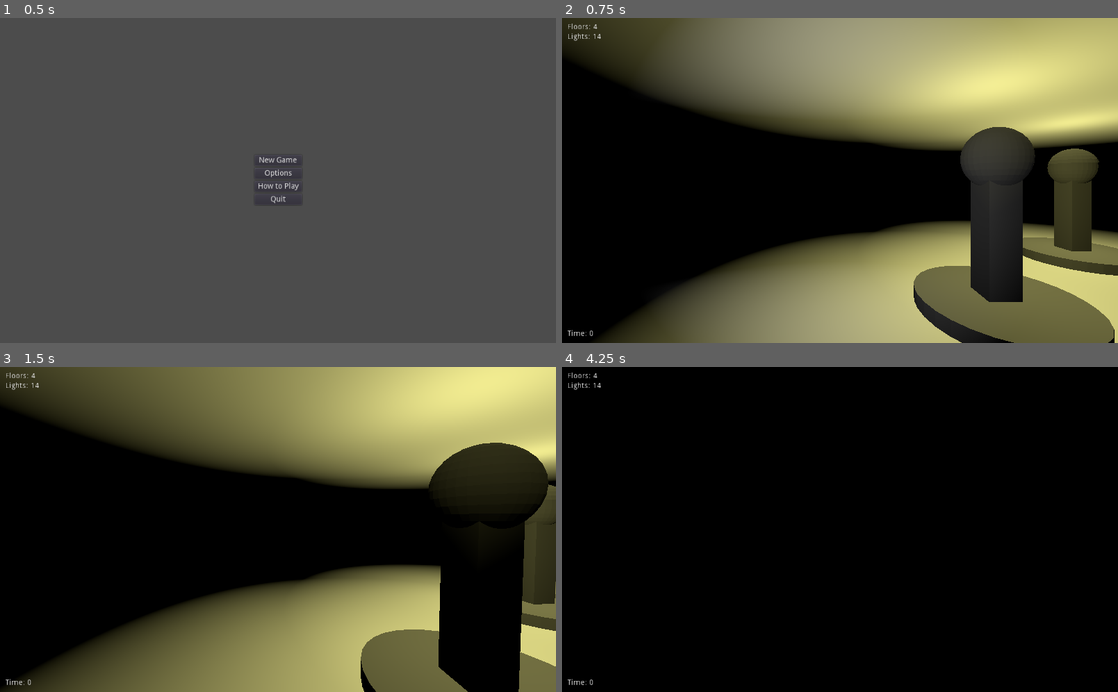
Above: before the commit, frames 1-4 (two rows, left to right).
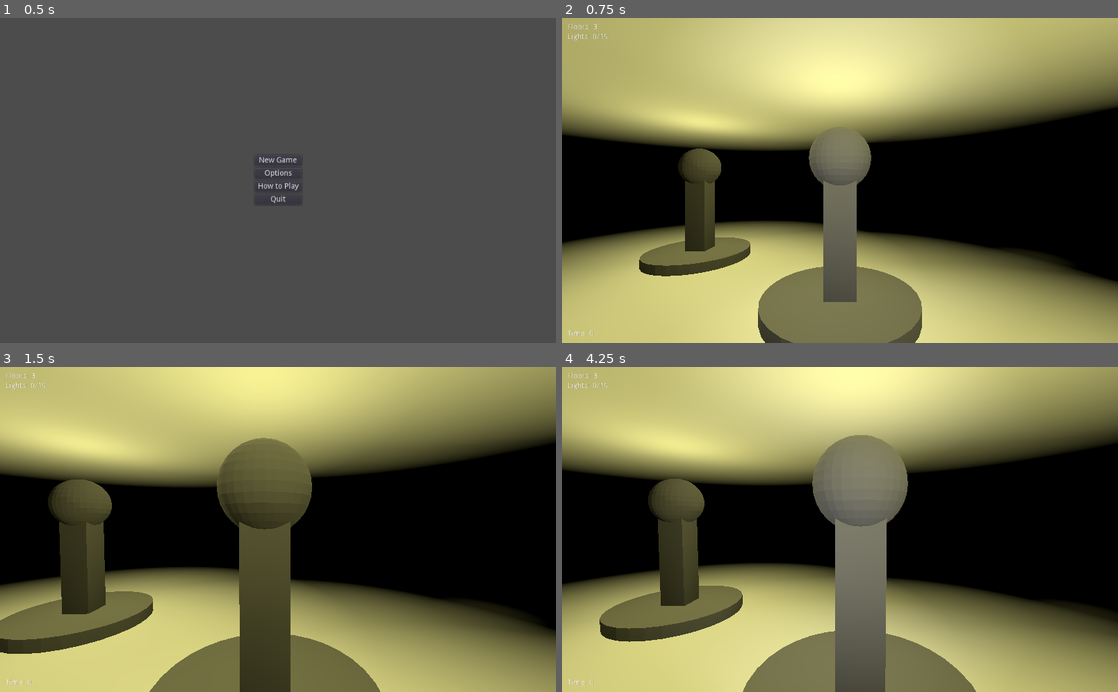
Above: after the commit, the same moments.

Repository: Arc676/Photonic-Salvation
Game: Godot game, scene res://Scenes/Main Menu.tscn
Same seed, same stepped clock (60 frames per second), same inputs: the game is played once before the commit and once after it.
Inputs (mouse positions are in pixels of both pictures, inside the frame that each line leads up to):
- Up to frame 1 (0.5 s): no input
- Up to frame 2 (0.75 s): click "New Game" at 0.5 s
- Up to frame 3 (1.5 s): tap Enter at 1.25 s; move the mouse to (305, 529) at 1.27 s; hold Up (ui_up) from 1.28 s (still down); tap Space (flashlight) at 1.35 s
- Up to frame 4 (4.25 s): keep holding Up (ui_up); click (867, 529) at 1.55 s; move the mouse to (812, 529) at 2.02 s; click (812, 529) at 2.1 s; tap Space (flashlight) at 2.3, 2.85, 3.8 s; move the mouse to (851, 523) at 2.77 s; click (851, 523) at 3.05 s; move the mouse to (834, 536) at 3.52 s; click (834, 536) at 3.6 s

Frame 1 is identical in both runs. In frame 2, 76% of the frame differs, in the area x 0-100%, y 0-100%; in frame 3, 72%; in frame 4, 72%.

Commit message:
Track number of lights found
Update help screen

Diff:
--- a/Scenes/Game.tscn
+++ b/Scenes/Game.tscn
@@ -13,7 +13,7 @@
 
 [sub_resource type="CylinderShape" id=3]
 
-[node name="Spatial" type="Spatial"]
+[node name="GameWorld" type="Spatial"]
 script = ExtResource( 2 )
 
 [node name="WorldEnvironment" type="WorldEnvironment" parent="."]
--- a/Scenes/Main Menu.tscn
+++ b/Scenes/Main Menu.tscn
@@ -191,9 +191,9 @@
 margin_bottom = 133.0
 size_flags_horizontal = 3
 size_flags_vertical = 3
-text = "Use WASD to move around. Click on the lights to turn them on or off.
-
-In the top left, the number of floors and remaining lights is shown. You'll have to find the lights yourself.
+text = "Use WASD to move around. Click on the lights to turn them on or off. Press spacebar to toggle your flashlight.
+
+In the top left, the number of floors and remaining lights is shown. You'll have to find the lights yourself. The location of the stairs is marked by a green light.
 
 Your time is shown in the bottom left."
 __meta__ = {
--- a/Scripts/Light.gd
+++ b/Scripts/Light.gd
@@ -1,7 +1,9 @@
 extends StaticBody
 
 onready var light = $OmniLight
+onready var world = get_parent()
 
 func toggle():
 	light.visible = !light.visible
+	world.foundLight(-1 if light.visible else 1)
 	return light.visible
--- a/Scripts/World.gd
+++ b/Scripts/World.gd
@@ -12,8 +12,9 @@
 
 var bedFloor = 0
 var floorCount = 0
-var lightCounts = []
-var totalLights
+var lightCount = 0
+
+var deactivatedLights = 0
 
 var rng = RandomNumberGenerator.new()
 
@@ -22,9 +23,9 @@
 
 	floorCount = rng.randi_range(1, 6)
 	bedFloor = rng.randi_range(1, floorCount)
+	lightCount = 0
 
-	lightCounts.clear()
-	totalLights = 0
+	deactivatedLights = 0
 
 	var size = Vector3(Settings.maxWidth, 1, Settings.maxLength)
 
@@ -38,8 +39,7 @@
 
 		# Lights
 		var lights = rng.randi_range(1, 6)
-		lightCounts.append(lights)
-		totalLights += lights
+		lightCount += lights
 		for _j in range(lights):
 			var newLight = lightObj.instance()
 			newLight.translate(Vector3(
@@ -57,4 +57,8 @@
 			stairs.translate(pos)
 			add_child(stairs)
 	floorLbl.text = "Floors: %d" % floorCount
-	lightsLbl.text = "Lights: %d" % totalLights
+	lightsLbl.text = "Lights: 0/%d" % lightCount
+
+func foundLight(delta):
+	deactivatedLights += delta
+	lightsLbl.text = "Lights: %d/%d" % [deactivatedLights, lightCount]
